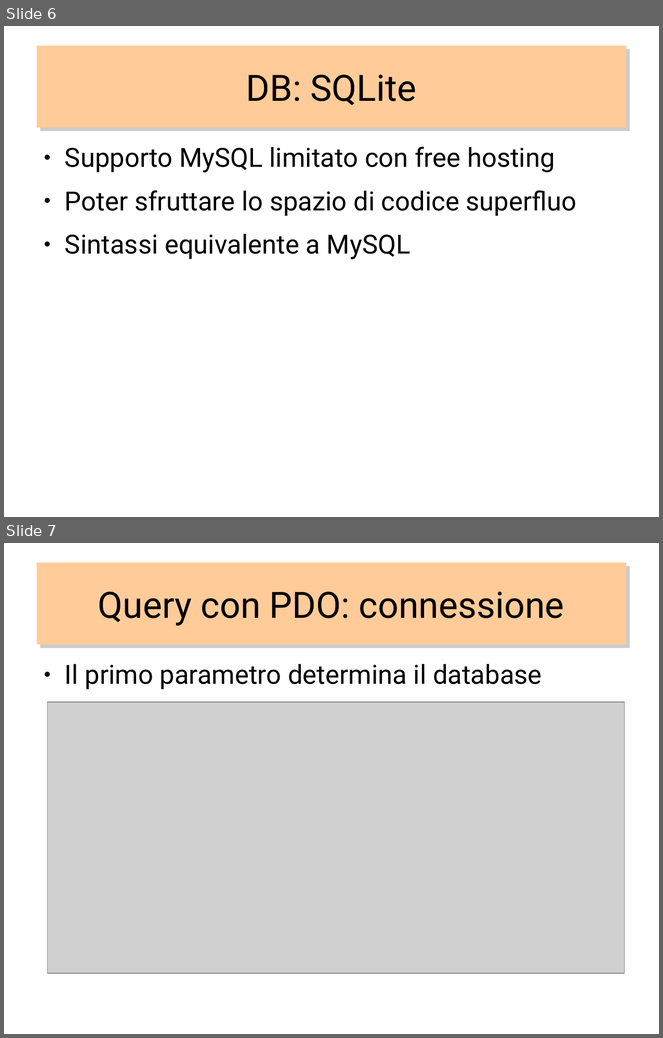
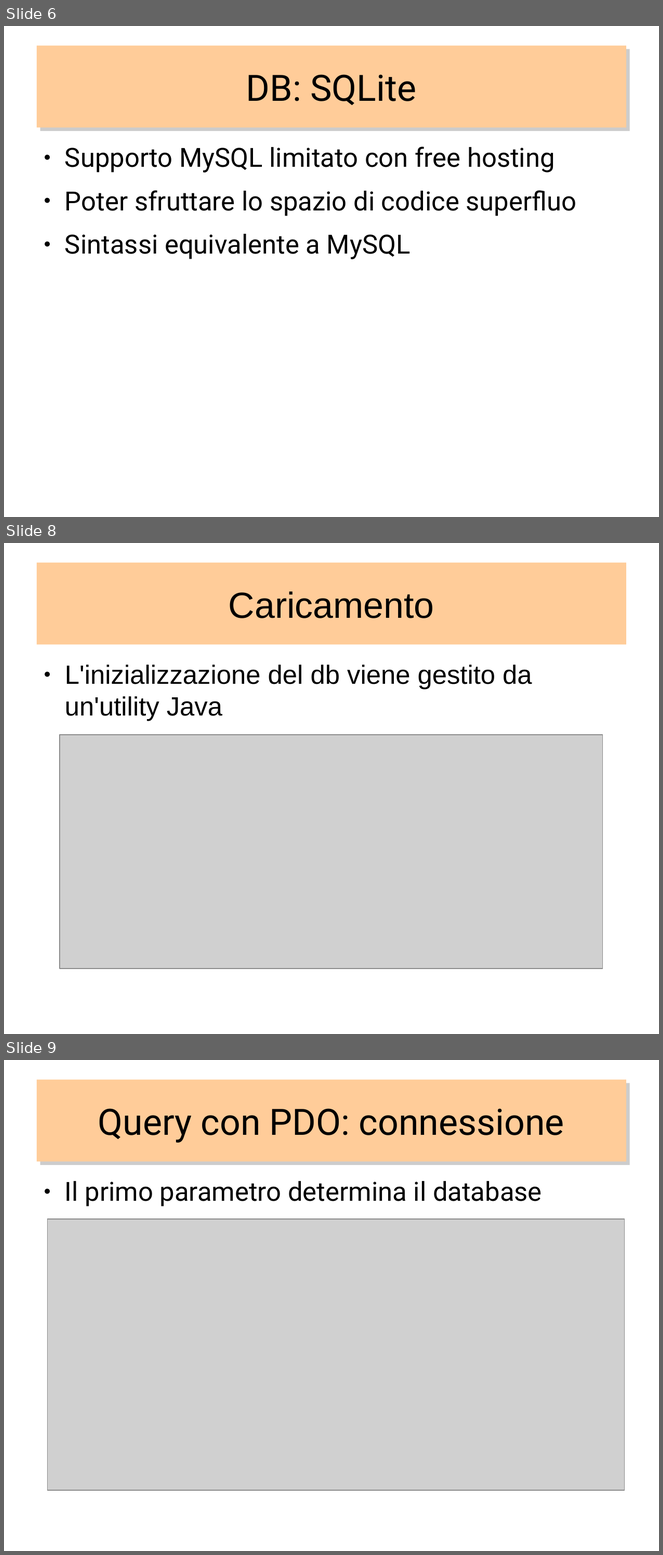
Before and after one commit to PeiPei97/ProgettoMagic, a slide deck: magicscrap.odp. Shown one above the other, each under a label of ours: slides 6 and 7 before the commit, slides 6, 8 and 9 after it; the slides between them are not shown. The pictures are 663x1038 and 663x1555 pixels, drawn with LibreOffice and Linux fonts; fonts in the diff are those of the drawing; grey boxes stand for pictures. Boxes give left, top, right and bottom in pixels: in the first picture for what was removed or moved away, otherwise in the second. Text is boxed around its words. In the diff, an @@ line names an element or a change of style, - is before the commit and + after.

```diff
--- a/magicscrap.odp
+++ b/magicscrap.odp
@@ slide 8 added at box(4, 543, 659, 1034), background #FFFFFF @@
@@ title added at box(37, 563, 626, 645), fill #FFCC99, 44 pt, text #000000 @@
+Caricamento
@@ text added at box(65, 665, 532, 721), 32 pt, text #000000 @@
+● L'inizializzazione del db viene gestito da un'utility Java
@@ picture added at box(60, 735, 604, 969) @@
@@ picture added at box(88, 735, 590, 951) @@
@@ what was slide 7 is now slide 9 @@
```
Also in this commit, not shown: 1 other slide added.
